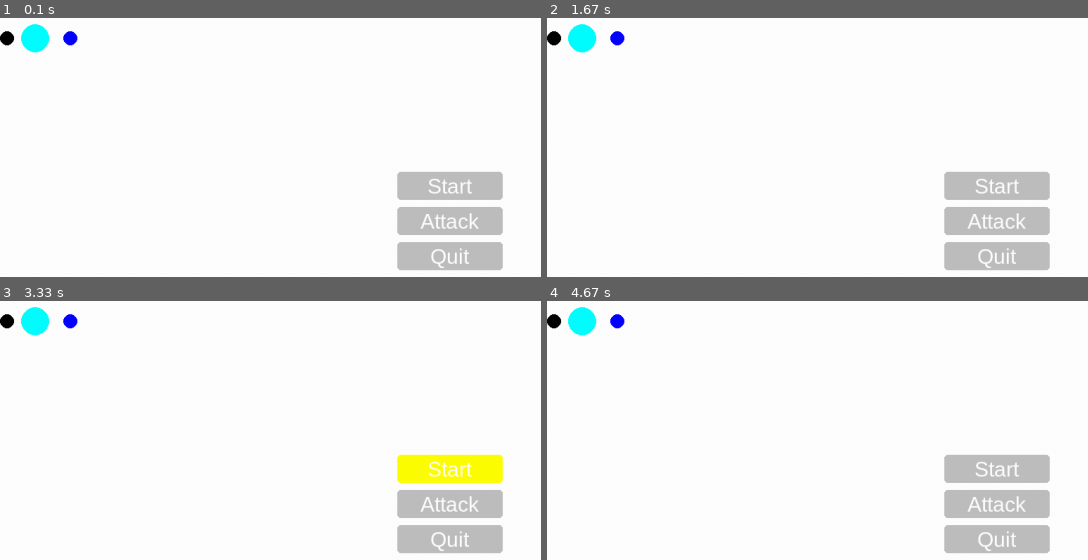
Above: before the commit, frames 1-4 (two rows, left to right).
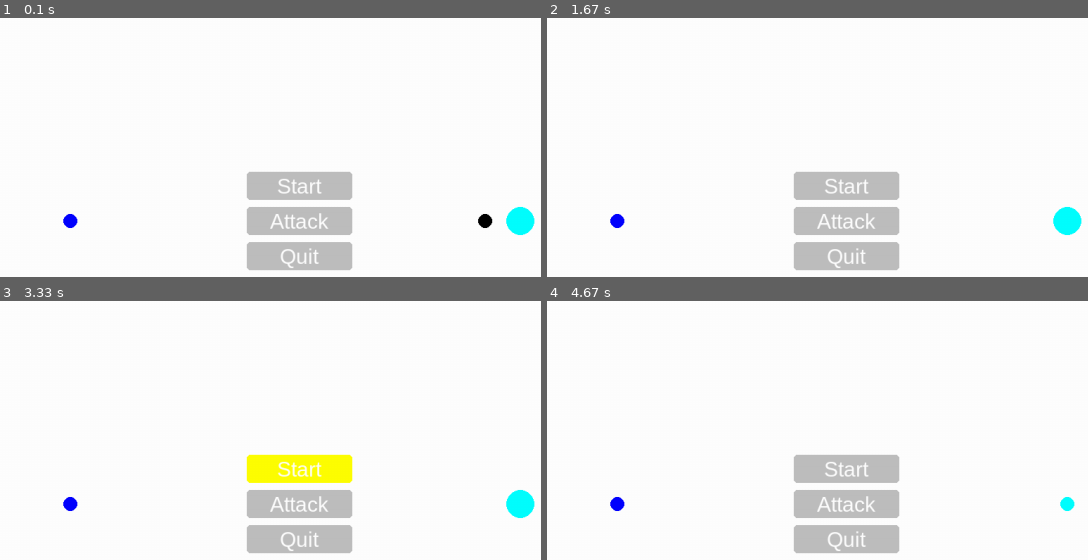
Above: after the commit, the same moments.

Repository: MathiasBenoni/IT
Game: pygame game, started from IT2/monster_rpg/main.py
Two runs of this game, one before a commit and one after it. Both use one fixed random seed, a clock stepped at 60 frames per second and the inputs below.
Inputs (mouse positions are in pixels of both pictures, inside the frame that each line leads up to):
- Up to frame 1 (0.1 s): no input
- Up to frame 2 (1.67 s): click "Attack" at 0.38 s; click "Start" at 0.72 s; click (720, 144) at 1.05 s
- Up to frame 3 (3.33 s): click "Start" at 1.88 s; click (outside the picture) at 2.22 s; click "Start" at 3.05 s
- Up to frame 4 (4.67 s): click (outside the picture) at 3.38 s; click "Attack" at 4.22 s; click (736, 407) at 4.55 s

The runs differ from the first frame. In frame 1, 13% of the frame differs, in the area x 0-99%, y 2-98%; in frame 2, 13%; in frame 3, 13%; in frame 4, 13%.

Commit message:
Damage is here

Diff:
--- a/IT2/monster_rpg/functions.py
+++ b/IT2/monster_rpg/functions.py
@@ -1,5 +1,4 @@
 import pygame
-import classes
 
 def start_game():
    print("START")
@@ -8,5 +7,5 @@
   print("QUIT")
   pygame.event.post(pygame.event.Event(pygame.QUIT))
 
-def attack(enemy):
-   enemy.take_damage(10)
+def attack(enemy : object):
+  enemy.radius -= 10
--- a/IT2/monster_rpg/main.py
+++ b/IT2/monster_rpg/main.py
@@ -13,10 +13,13 @@
 
 running = True
 
+
+global_y_pos = HEIGHT // 2
+enemy_x_pos = WIDTH // 2 + 50
 enteties = [
-  Entety(10, False, 'blue', (100, 100)),
-  Entety(10, True, 'black', (10, 100)),
-  Entety(20, True, 'cyan', (50, 100))
+  Entety(10, False, 'blue', (100, global_y_pos)), # Player
+  Entety(10, True, 'black', (enemy_x_pos, global_y_pos)),
+  Entety(20, True, 'cyan', (enemy_x_pos + 50, global_y_pos))
 ]
 
 player = enteties[0]
@@ -27,9 +30,9 @@
 
 
 buttons = [
-    Button(button_width, button_height, 'gray', 'yellow', (WIDTH // 2, HEIGHT // 2 - button_height - padding), 'Start', my_funcs.start_game),
-    Button(button_width, button_height, 'gray', 'blue', (WIDTH // 2, HEIGHT // 2), 'Attack'),
-    Button(button_width, button_height, 'gray', 'green', (WIDTH // 2, HEIGHT // 2 + button_height + padding), 'Quit', my_funcs.quit_game)
+    Button(button_width, button_height, 'gray', 'yellow', (WIDTH // 3, HEIGHT // 2 - button_height - padding), 'Start', my_funcs.start_game),
+    Button(button_width, button_height, 'gray', 'blue', (WIDTH // 3, HEIGHT // 2), 'Attack', lambda: my_funcs.attack(enteties[1])),
+    Button(button_width, button_height, 'gray', 'green', (WIDTH // 3, HEIGHT // 2 + button_height + padding), 'Quit', my_funcs.quit_game)
   ]
 
 while running:
@@ -45,6 +48,9 @@
   for button in buttons:
       button.update(events)
 
+  for entety in enteties[:]:
+     if entety.radius <= 0:
+        enteties.remove(entety)
 
 
   # VISUAL
